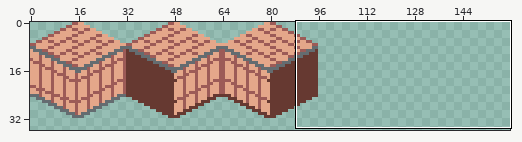
Sprite sheet, stored at assets/pixel_art/interior.png. Above: a wide view before the commit, with the close-up outlined.
Close-up. Before the edit:
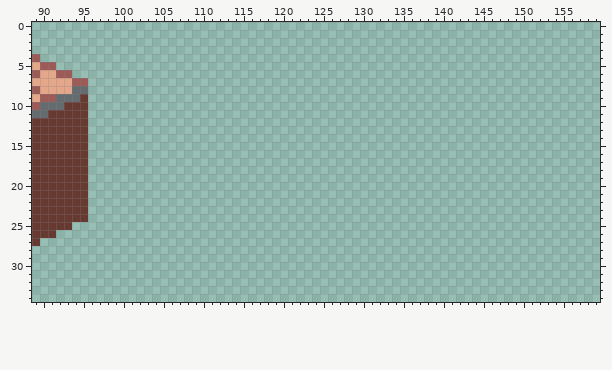
The file is 160x96 pixels. Shown: x 89..159, y 0..34. The wide view leaves out empty margins.
New version:
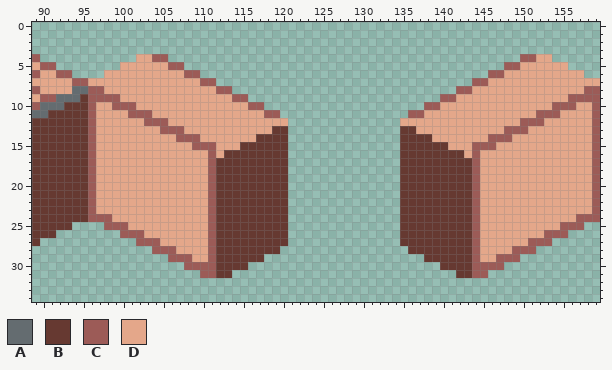
Palette (. is transparent): A #646c70  B #663931  C #9c5b57  D #e4a78a
From old to new:
@@ x 89..159 @@
  3 .......................................................................
- 4 C......................................................................
- 5 DCC....................................................................
- 6 CDDCC..................................................................
- 7 DDDDDCC................................................................
- 8 CDDDDAA................................................................
- 9 DCCAAAB................................................................
-10 CAAABBB................................................................
-11 AABBBBB................................................................
-12 BBBBBBB................................................................
-13 BBBBBBB................................................................
-14 BBBBBBB................................................................
-15 BBBBBBB................................................................
-16 BBBBBBB................................................................
-17 BBBBBBB................................................................
-18 BBBBBBB................................................................
-19 BBBBBBB................................................................
-20 BBBBBBB................................................................
-21 BBBBBBB................................................................
-22 BBBBBBB................................................................
-23 BBBBBBB................................................................
-24 BBBBBBB................................................................
-25 BBBBB..................................................................
-26 BBB....................................................................
-27 B......................................................................
-28 .......................................................................
-29 .......................................................................
-30 .......................................................................
-31 .......................................................................
+ 4 C............DDCC............................................CCDD......
+ 5 DCC........DDDDDDCC........................................CCDDDDDD....
+ 6 CDDCC....DDDDDDDDDDCC....................................CCDDDDDDDDDD..
+ 7 DDDDDCCDDDDDDDDDDDDDDCC................................CCDDDDDDDDDDDDDD
+ 8 CDDDDAACCDDDDDDDDDDDDDDCC............................CCDDDDDDDDDDDDDDCC
+ 9 DCCAAABCCCCDDDDDDDDDDDDDDCC........................CCDDDDDDDDDDDDDDCCCC
+10 CAAABBBCDDCCCDDDDDDDDDDDDDDCC....................CCDDDDDDDDDDDDDDCCCDDC
+11 AABBBBBCDDDDCCCDDDDDDDDDDDDDDCC................CCDDDDDDDDDDDDDDCCCDDDDC
+12 BBBBBBBCDDDDDDCCCDDDDDDDDDDDDDDD..............DDDDDDDDDDDDDDDCCCDDDDDDC
+13 BBBBBBBCDDDDDDDDCCCDDDDDDDDDDDBB..............BBDDDDDDDDDDDCCCDDDDDDDDC
+14 BBBBBBBCDDDDDDDDDDCCCDDDDDDDBBBB..............BBBBDDDDDDDCCCDDDDDDDDDDC
+15 BBBBBBBCDDDDDDDDDDDDCCCDDDBBBBBB..............BBBBBBDDDCCCDDDDDDDDDDDDC
+16 BBBBBBBCDDDDDDDDDDDDDDCDBBBBBBBB..............BBBBBBBBDCDDDDDDDDDDDDDDC
+17 BBBBBBBCDDDDDDDDDDDDDDCBBBBBBBBB..............BBBBBBBBBCDDDDDDDDDDDDDDC
+18 BBBBBBBCDDDDDDDDDDDDDDCBBBBBBBBB..............BBBBBBBBBCDDDDDDDDDDDDDDC
+19 BBBBBBBCDDDDDDDDDDDDDDCBBBBBBBBB..............BBBBBBBBBCDDDDDDDDDDDDDDC
+20 BBBBBBBCDDDDDDDDDDDDDDCBBBBBBBBB..............BBBBBBBBBCDDDDDDDDDDDDDDC
+21 BBBBBBBCDDDDDDDDDDDDDDCBBBBBBBBB..............BBBBBBBBBCDDDDDDDDDDDDDDC
+22 BBBBBBBCDDDDDDDDDDDDDDCBBBBBBBBB..............BBBBBBBBBCDDDDDDDDDDDDDDC
+23 BBBBBBBCDDDDDDDDDDDDDDCBBBBBBBBB..............BBBBBBBBBCDDDDDDDDDDDDDDC
+24 BBBBBBBCCCDDDDDDDDDDDDCBBBBBBBBB..............BBBBBBBBBCDDDDDDDDDDDDCCC
+25 BBBBB....CCCDDDDDDDDDDCBBBBBBBBB..............BBBBBBBBBCDDDDDDDDDDCCC..
+26 BBB........CCCDDDDDDDDCBBBBBBBBB..............BBBBBBBBBCDDDDDDDDCCC....
+27 B............CCCDDDDDDCBBBBBBBBB..............BBBBBBBBBCDDDDDDCCC......
+28 ...............CCCDDDDCBBBBBBBB................BBBBBBBBCDDDDCCC........
+29 .................CCCDDCBBBBBB....................BBBBBBCDDCCC..........
+30 ...................CCCCBBBB........................BBBBCCCC............
+31 .....................CCBB............................BBCC..............
 32 .......................................................................
